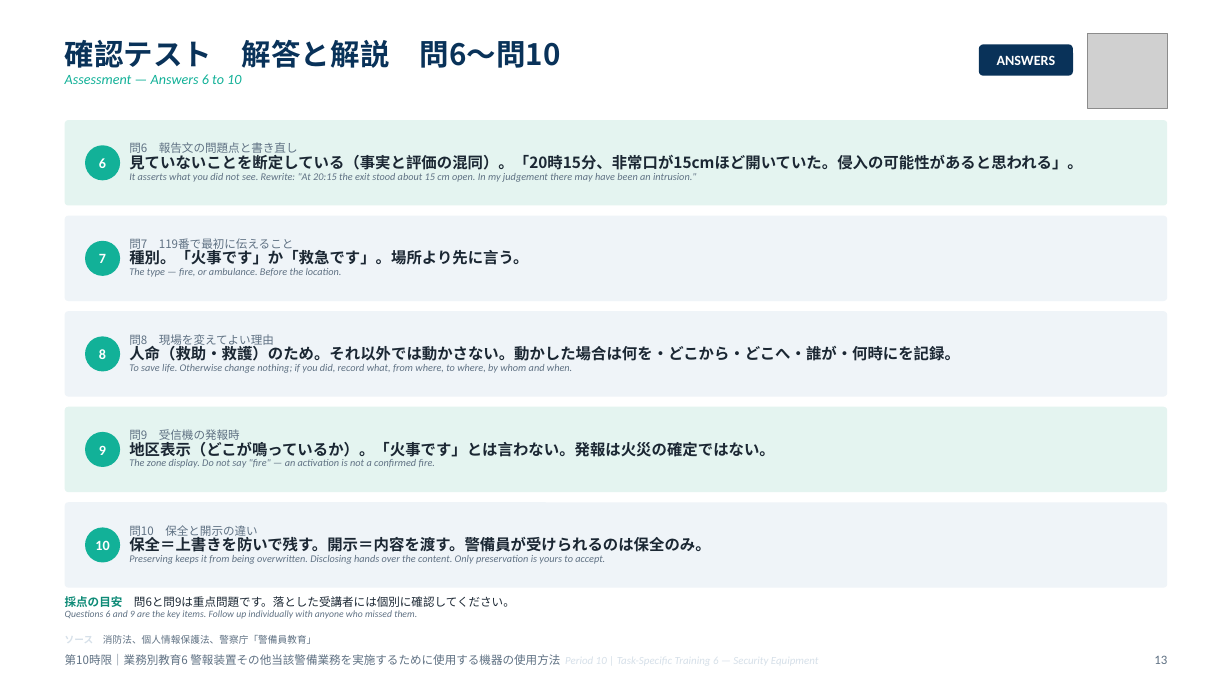
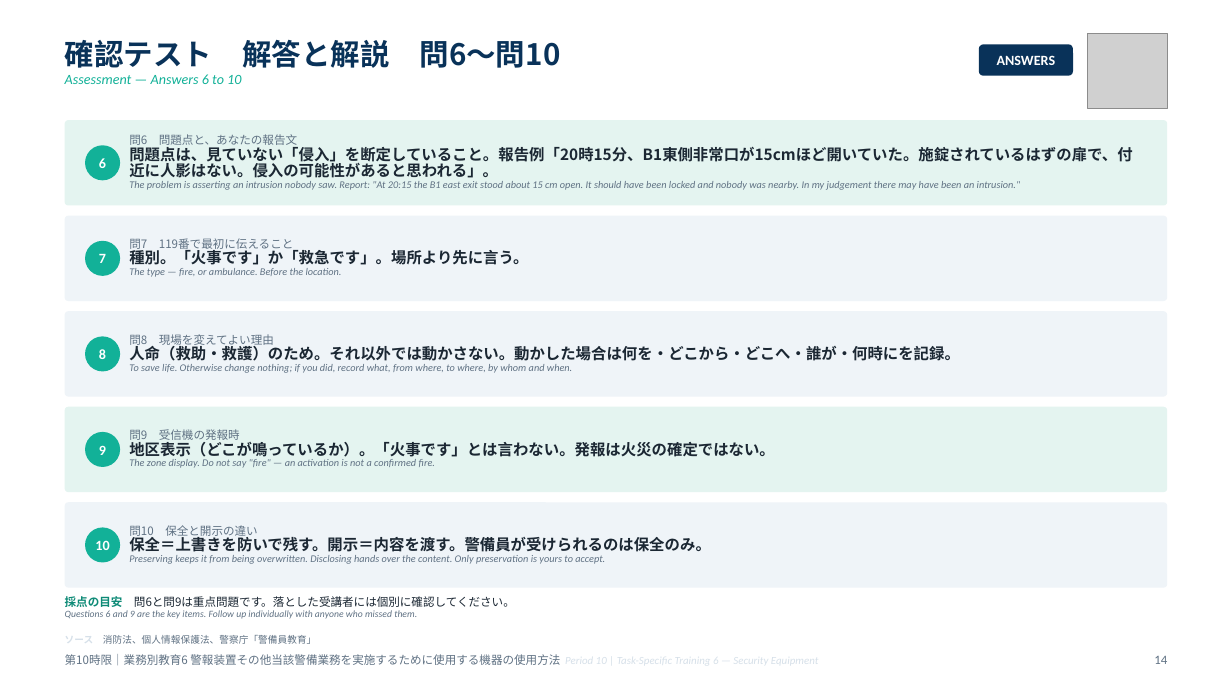
Before and after one commit to hrsmhiroshi-cpu/Training-, a slide deck: slide 14 of decks/06_10限_機器と総括.pptx (slide 13 before the commit). Drawn at 1232x693 pixels with LibreOffice and Linux fonts; fonts in the diff are those of the drawing; grey boxes stand for pictures. Boxes give left, top, right and bottom in pixels: in the first picture for what was removed or moved away, otherwise in the second. Text is boxed around its words. In the diff, an @@ line names an element or a change of style, - is before the commit and + after.

```diff
--- a/decks/06_10限_機器と総括.pptx
+++ b/decks/06_10限_機器と総括.pptx
@@ text at (129, 134, 1132, 190): text changed @@
-問6 報告文の問題点と書き直し
-見ていないことを断定している（事実と評価の混同）。「20時15分、非常口が15cmほど開いていた。侵入の可能性があると思われる」。
-It asserts what you did not see. Rewrite: "At 20:15 the exit stood about 15 cm open. In my judgement there may have been an intrusion."
+問6 問題点と、あなたの報告文
+問題点は、見ていない「侵入」を断定していること。報告例「20時15分、B1東側非常口が15cmほど開いていた。施錠されているはずの扉で、付近に人影はない。侵入の可能性があると思われる」。
+The problem is asserting an intrusion nobody saw. Report: "At 20:15 the B1 east exit stood about 15 cm open. It should have been locked and nobody was nearby. In my judgement there may have been an intrusion."
@@ text at (1154, 656, 1167, 664): text changed @@
-13
+14
```
Also in this commit, not shown: 5 other slides changed, 9 other files.
